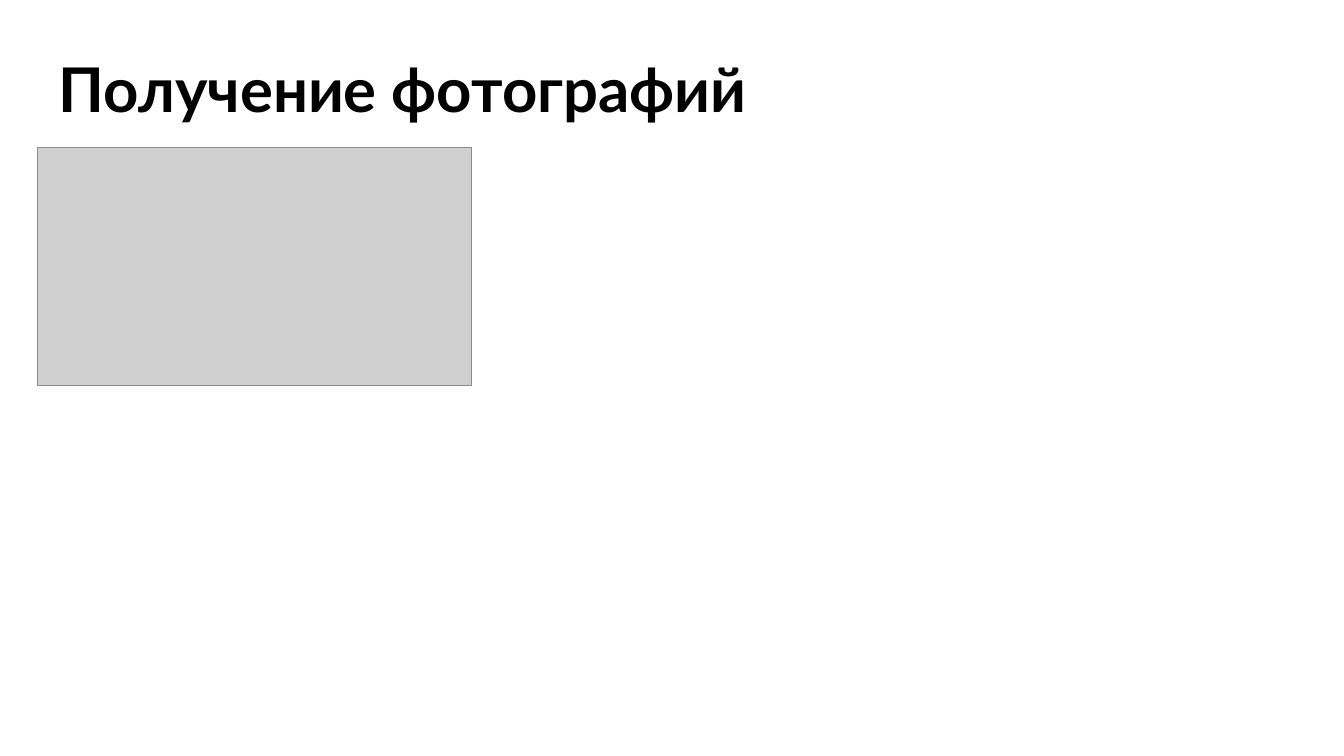
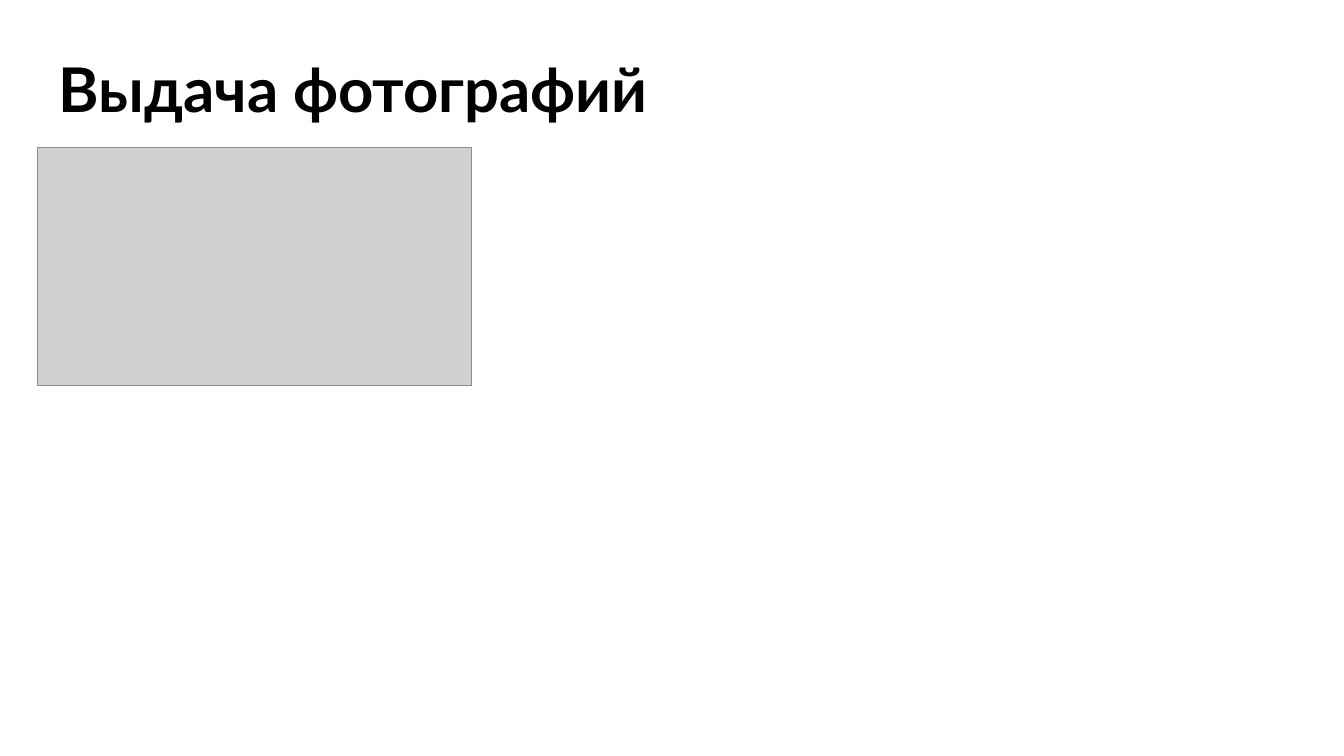
Before and after one commit to yugansonchik/GeoQuest, a slide deck: slide 7 of Презентация GeoQuest.pptx (slide 8 before the commit). Drawn at 1344x756 pixels with LibreOffice and Linux fonts; fonts in the diff are those of the drawing; grey boxes stand for pictures. Boxes give left, top, right and bottom in pixels: in the first picture for what was removed or moved away, otherwise in the second. Text is boxed around its words. In the diff, an @@ line names an element or a change of style, - is before the commit and + after.

```diff
--- a/Презентация GeoQuest.pptx
+++ b/Презентация GeoQuest.pptx
@@ title at [59, 67, 647, 123]: text changed @@
-Получение фотографий
+Выдача фотографий
```
Also in this commit, not shown: 7 other slides changed, 4 slides added, 2 slides removed, 1 other file.
